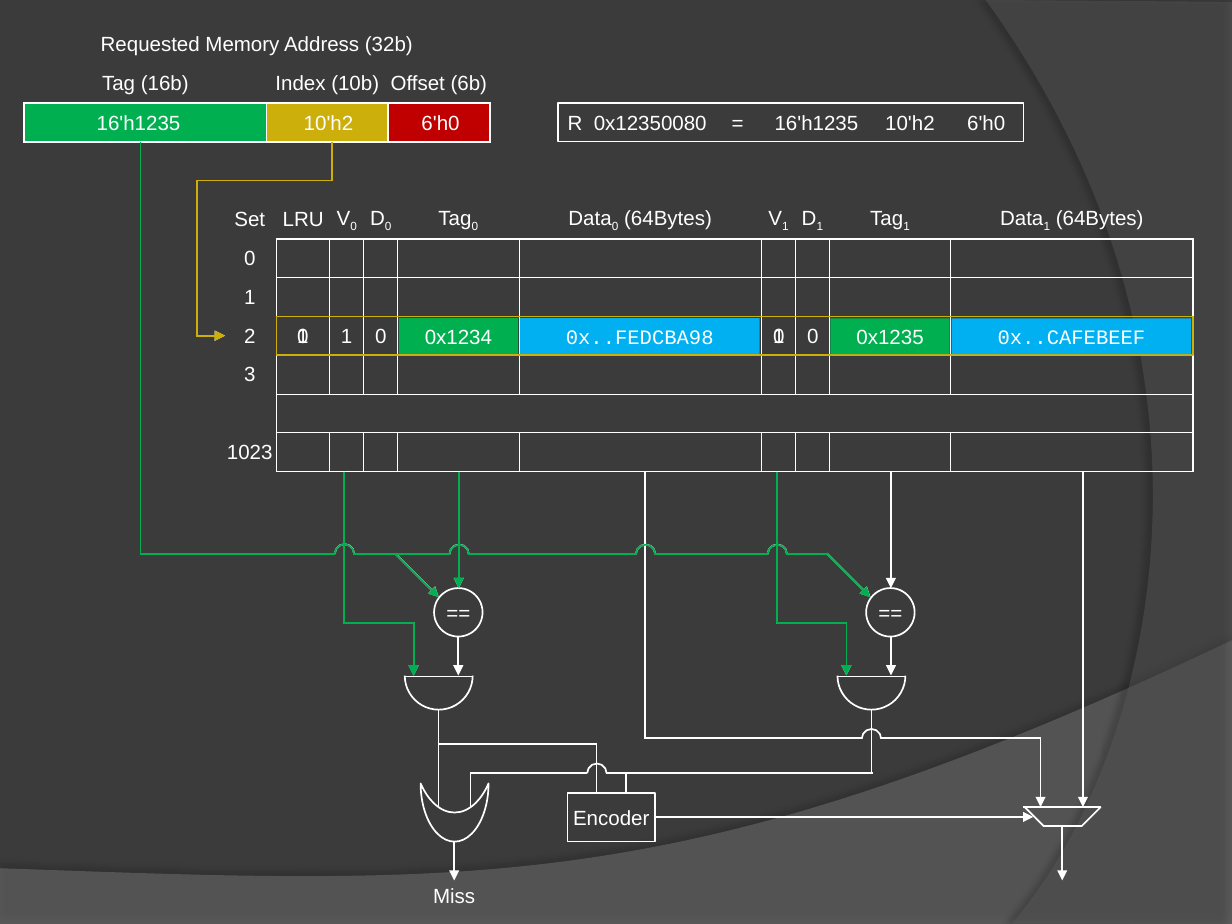
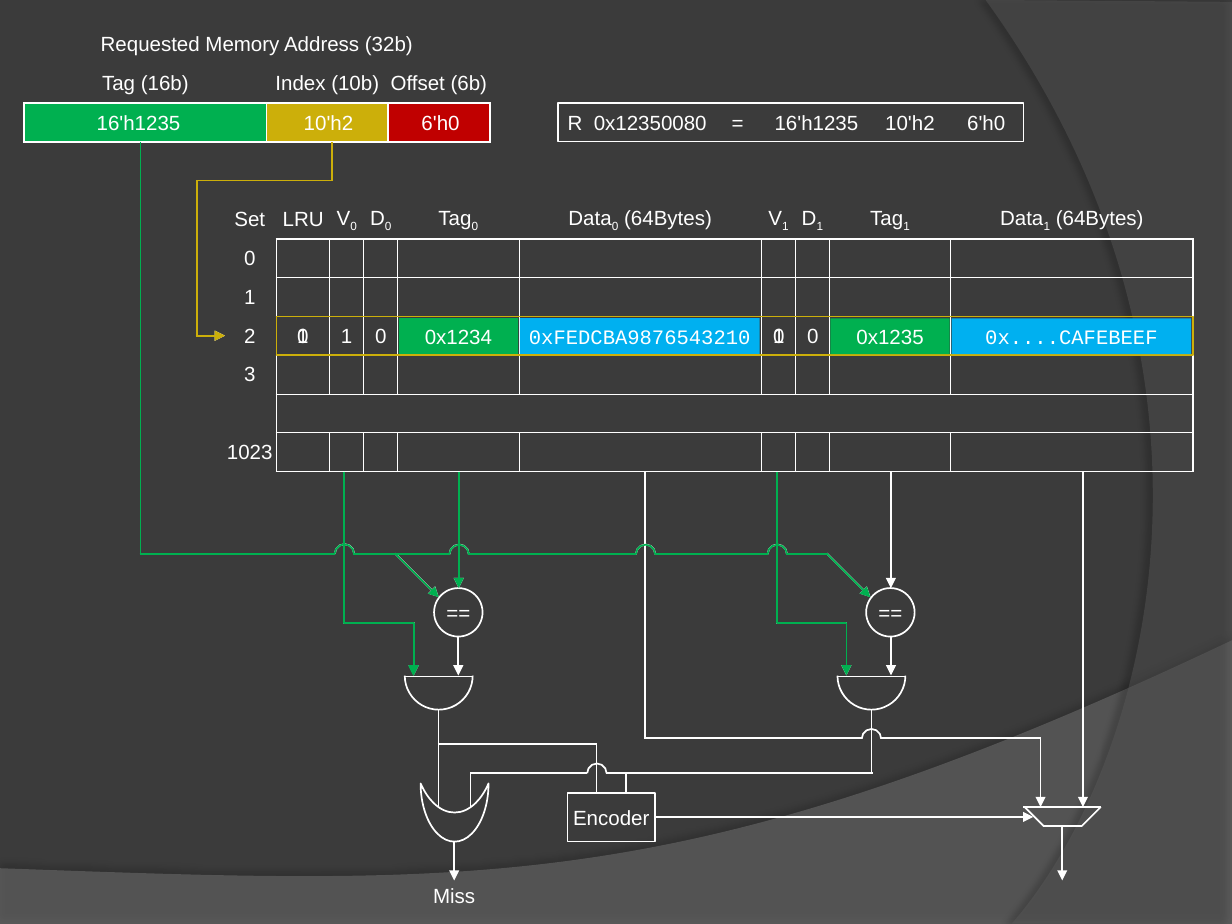
Before and after one commit to LiuChenHsiung/misc, a slide deck: slide 5 of Cache basic example.pptx. Drawn at 1232x924 pixels with LibreOffice and Linux fonts; fonts in the diff are those of the drawing. Boxes give left, top, right and bottom in pixels: in the first picture for what was removed or moved away, otherwise in the second. Text is boxed around its words. In the diff, an @@ line names an element or a change of style, - is before the commit and + after.

```diff
--- a/Cache basic example.pptx
+++ b/Cache basic example.pptx
@@ text in rectangle at <box>529,330,751,345</box>: text changed @@
-0x..FEDCBA98
+0xFEDCBA9876543210
@@ text in rectangle at <box>985,330,1157,345</box>: text changed @@
-0x..CAFEBEEF
+0x....CAFEBEEF
```
Also in this commit, not shown: 3 other slides changed.
